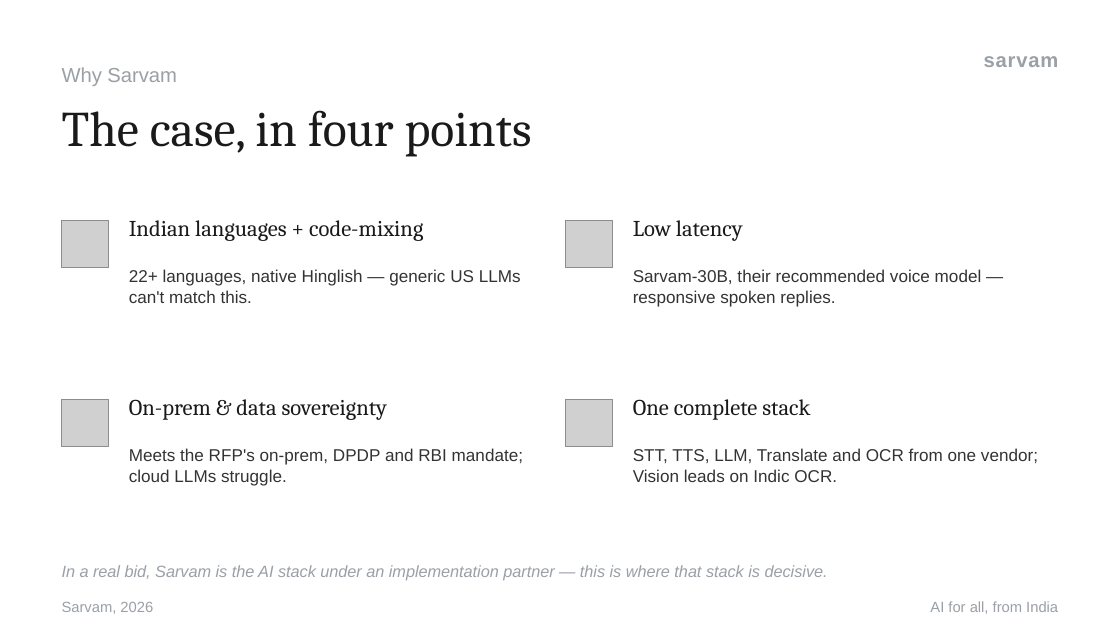
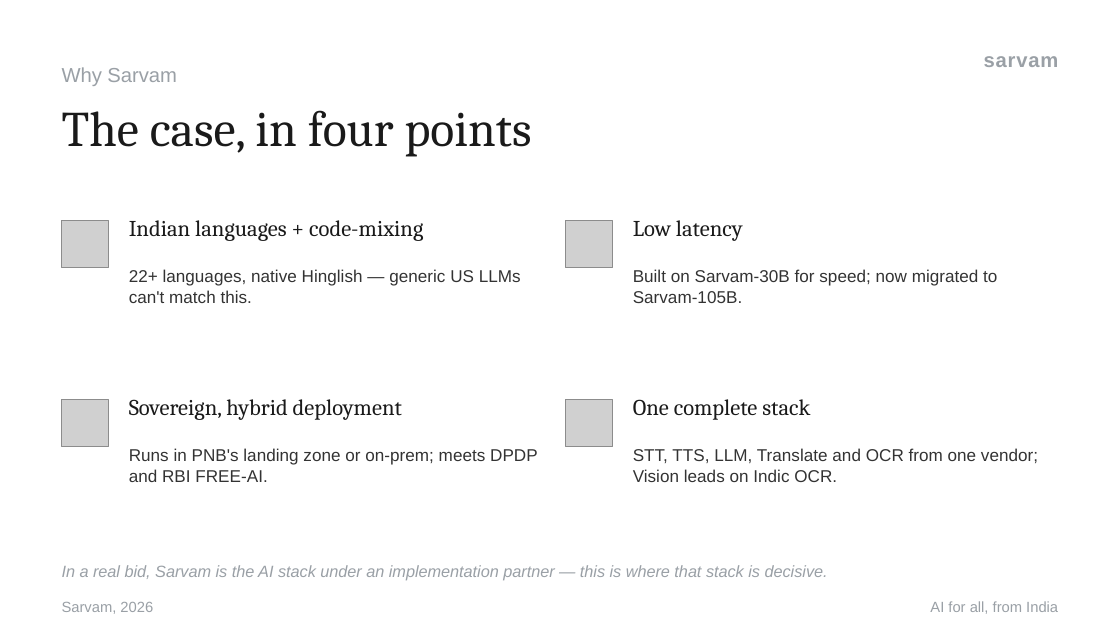
Before and after one commit to vihb09/pnb-sahayak, a slide deck: slide 8 of docs/decks/PNB-Sahayak-Business-Case-and-Architecture.pptx (slide 5 before the commit). Drawn at 1120x630 pixels with LibreOffice and Linux fonts; fonts in the diff are those of the drawing; grey boxes stand for pictures. Boxes give left, top, right and bottom in pixels: in the first picture for what was removed or moved away, otherwise in the second. Text is boxed around its words. In the diff, an @@ line names an element or a change of style, - is before the commit and + after.

```diff
--- a/docs/decks/PNB-Sahayak-Business-Case-and-Architecture.pptx
+++ b/docs/decks/PNB-Sahayak-Business-Case-and-Architecture.pptx
@@ text at (x1=633, y1=269, x2=997, y2=303): text changed @@
-Sarvam-30B, their recommended voice model — responsive spoken replies.
+Built on Sarvam-30B for speed; now migrated to Sarvam-105B.
@@ text at (x1=129, y1=399, x2=402, y2=420): text changed @@
-On-prem & data sovereignty
+Sovereign, hybrid deployment
@@ text at (x1=129, y1=448, x2=538, y2=482): text changed @@
-Meets the RFP's on-prem, DPDP and RBI mandate; cloud LLMs struggle.
+Runs in PNB's landing zone or on-prem; meets DPDP and RBI FREE-AI.
```
Also in this commit, not shown: 9 other slides changed, 3 slides added, 8 other files.
